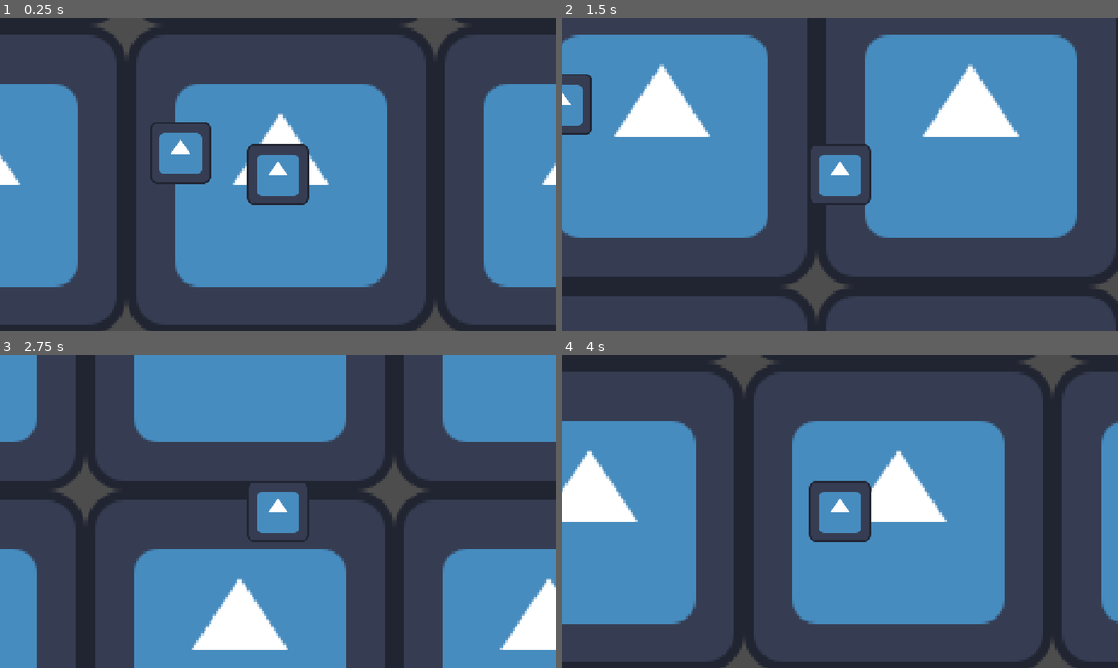
Above: before the commit, frames 1-4 (two rows, left to right).
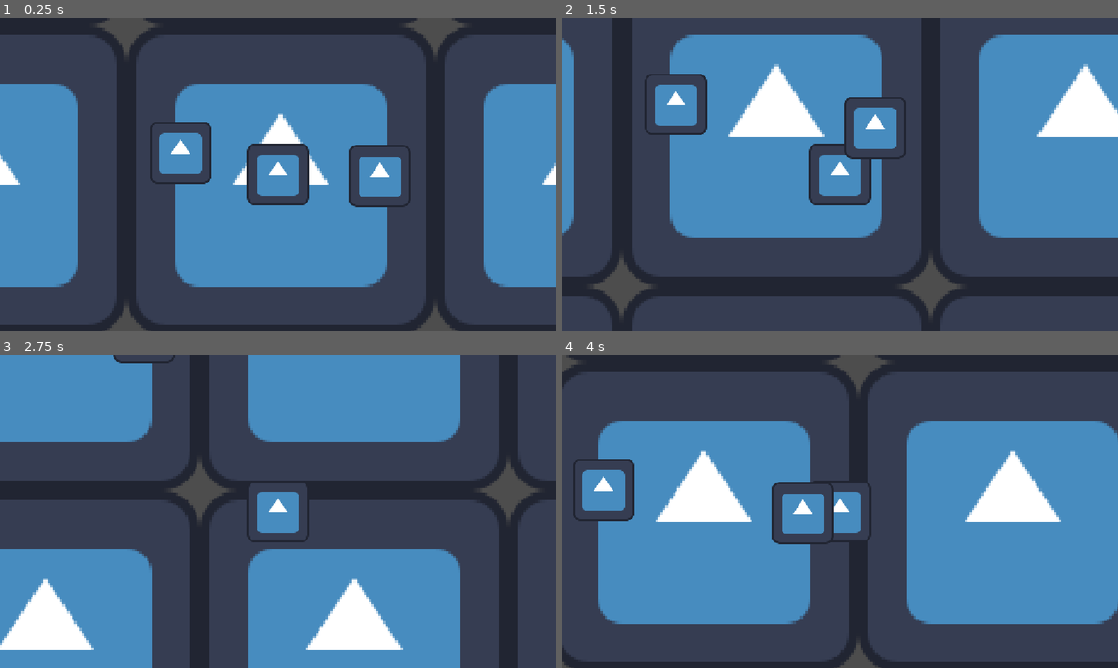
Above: after the commit, the same moments.

Repository: Yatagarasu163/Mini-Jame-Gam-59
Game: Godot game, scene res://Scenes/main_game.tscn
The game is run twice, just before and just after one commit, with the same random seed, the same clock (stepped at 60 frames per second) and the same inputs. The engine's default icon, where the game draws it, is replaced by a stand-in: a white triangle on a blue panel in a dark square.
Inputs:
- Up to frame 1 (0.25 s): no input
- Up to frame 2 (1.5 s): tap Enter at 0.5 s; hold D (move_right) 0.53-1.28 s; hold S (move_down) from 1.28 s (still down)
- Up to frame 3 (2.75 s): release S (move_down) at 2.03 s; hold D (move_right) from 2.03 s (still down)
- Up to frame 4 (4 s): release D (move_right) at 2.78 s; hold W (move_up) 2.78-3.53 s; hold A (move_left) from 3.53 s (still down)

The runs differ from the first frame. In frame 1, 1.2% of the frame differs, in the area x 62-74%, y 40-61%; in frame 2, 46%; in frame 3, 55%, in the area x 0-100%, y 0-100%; in frame 4, 46%.

Commit message:
Damage and collision Detection

Diff:
--- a/Code-y Bits/player_script.gd
+++ b/Code-y Bits/player_script.gd
@@ -11,3 +11,7 @@
 	var direction := Input.get_vector("move_left", "move_right", "move_up", "move_down")
 	velocity = direction * _speed
 	move_and_slide()
+
+
+func _on_hurt_box_body_entered(body: Node2D) -> void:
+	print(body.name)
--- /dev/null
+++ b/Code-y Bits/tomato_damage.gd
@@ -0,0 +1,3 @@
+extends CharacterBody2D
+
+var damage = 100
--- a/Scenes/main_game.tscn
+++ b/Scenes/main_game.tscn
@@ -4,6 +4,14 @@
 [ext_resource type="PackedScene" uid="uid://optjhhdpek3c" path="res://Prefabs/factory_room.tscn" id="2_pu3va"]
 [ext_resource type="PackedScene" uid="uid://dytw8ksyhuym" path="res://Prefabs/player.tscn" id="3_0e3vx"]
 [ext_resource type="Texture2D" uid="uid://dkeri6jbh726r" path="res://Sprites and Shid/icon.svg" id="4_6j5ir"]
+[ext_resource type="Script" uid="uid://brw3klbb2dtxv" path="res://Code-y Bits/Health.gd" id="4_mgc0q"]
+[ext_resource type="Script" uid="uid://b4rh6tqc0bnwu" path="res://Code-y Bits/tomato_damage.gd" id="6_bb2iq"]
+
+[sub_resource type="RectangleShape2D" id="RectangleShape2D_xrivr"]
+size = Vector2(128, 129)
+
+[sub_resource type="RectangleShape2D" id="RectangleShape2D_13qdw"]
+size = Vector2(126, 119)
 
 [node name="Main Game" type="Node2D" unique_id=425826221]
 
@@ -14,6 +22,28 @@
 [node name="Player" parent="." unique_id=1723161328 instance=ExtResource("3_0e3vx")]
 position = Vector2(-6, -12)
 
+[node name="Health" type="Node" parent="Player" unique_id=2145005945]
+script = ExtResource("4_mgc0q")
+
+[node name="HurtBox" type="Area2D" parent="Player" unique_id=1753241642]
+
+[node name="CollisionShape2D" type="CollisionShape2D" parent="Player/HurtBox" unique_id=161778912]
+position = Vector2(0, -0.5)
+shape = SubResource("RectangleShape2D_xrivr")
+
 [node name="Icon" type="Sprite2D" parent="." unique_id=1199589798]
 position = Vector2(-208, -57)
 texture = ExtResource("4_6j5ir")
+
+[node name="TestEnemy" type="CharacterBody2D" parent="." unique_id=1272107695]
+position = Vector2(205, -9)
+script = ExtResource("6_bb2iq")
+
+[node name="Sprite2D" type="Sprite2D" parent="TestEnemy" unique_id=240021324]
+texture = ExtResource("4_6j5ir")
+
+[node name="CollisionShape2D" type="CollisionShape2D" parent="TestEnemy" unique_id=376085876]
+position = Vector2(0, 0.5)
+shape = SubResource("RectangleShape2D_13qdw")
+
+[connection signal="body_entered" from="Player/HurtBox" to="Player" method="_on_hurt_box_body_entered"]
Not shown, added: Code-y Bits/tomato_damage.gd.uid
